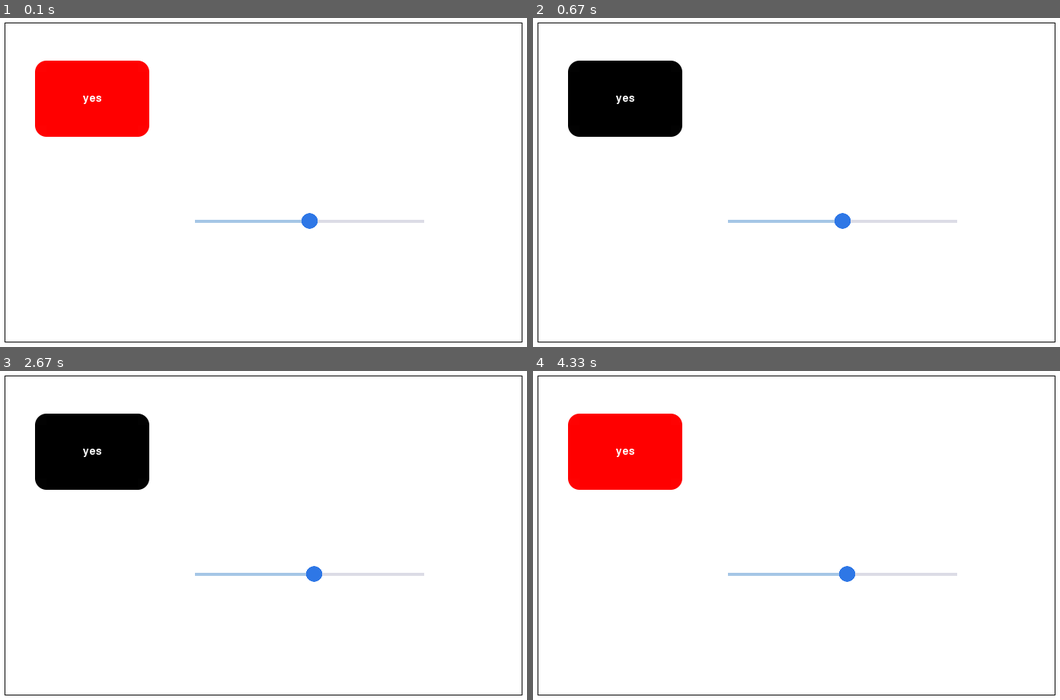
Above: before the commit, frames 1-4 (two rows, left to right).
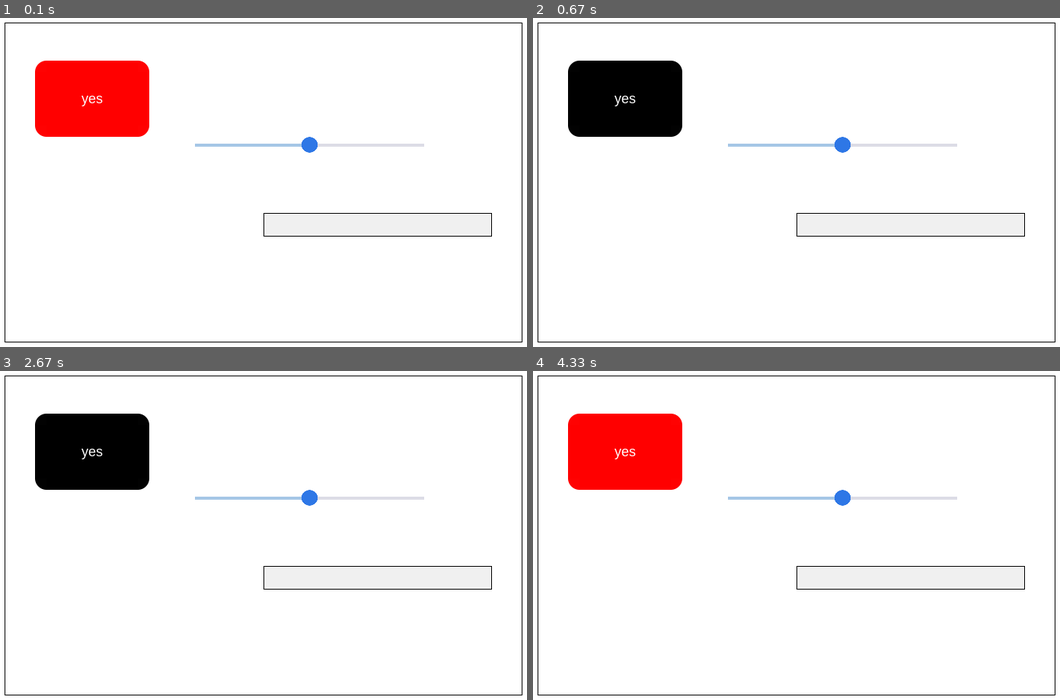
Above: after the commit, the same moments.

Repository: nakamarusun/CompMathIVPSem2
Game: pygame game, started from src/Main.py
Two runs of this game, one before a commit and one after it. Both use one fixed random seed, a clock stepped at 60 frames per second and the inputs below.
Inputs (mouse positions are in pixels of both pictures, inside the frame that each line leads up to):
- Up to frame 1 (0.1 s): no input
- Up to frame 2 (0.67 s): click (622, 100) at 0.38 s
- Up to frame 3 (2.67 s): press the mouse at (89, 453) at 0.7 s; move the mouse to (147, 479) at 0.8 s; release the mouse at (200, 509) at 0.93 s; press the mouse at (89, 453) at 2.17 s; move the mouse to (200, 515) at 2.27 s; release the mouse at (316, 578) at 2.4 s; click (89, 453) at 2.52 s
- Up to frame 4 (4.33 s): press the mouse at (622, 453) at 2.83 s; move the mouse to (617, 515) at 2.93 s; release the mouse at (612, 581) at 3.07 s; click (622, 453) at 3.75 s; press the mouse at (622, 453) at 4.07 s; move the mouse to (743, 463) at 4.17 s; release the mouse at (859, 472) at 4.3 s

The runs differ from the first frame. In frame 1, 1.1% of the frame differs, in the area x 15-94%, y 23-67%; in frame 2, 1.1%; in frame 3, 1.1%; in frame 4, 1.1%.

Commit message:
Completed and added basic TextField functionality. Text's position change depending on the cursor's position.

Diff:
--- a/src/Main.py
+++ b/src/Main.py
@@ -30,10 +30,13 @@
     GVar.update()
 
     # Preliminary event getter
-    for event in pygame.event.get():
+    GVar.events = pygame.event.get() # Puts into variable for easy access by other files
+    for event in GVar.events:
+        # Quit event
         if event.type == pygame.QUIT:
             pygame.quit()
             sys.exit()
+        # Resize event
         if event.type == pygame.VIDEORESIZE:
             GVar.isVideoResized = True
             GVar.resolution = [event.w, event.h]
@@ -54,4 +57,5 @@
     deltaFrame = (time() - startTime) # Time to process one frame
     # print(1/deltaFrame if deltaFrame != 0 else "inf") # Uncomment to show fps
     oneFrame = (1 / fpsLock) - deltaFrame if (1 / fpsLock) - deltaFrame > 0 else 0 # Clamps sleep value not to be below 0
-    sleep(oneFrame)
+    if (oneFrame != 0):
+        pygame.time.wait(round(oneFrame * 1000))
--- a/src/Pygame/GlobalVariables.py
+++ b/src/Pygame/GlobalVariables.py
@@ -4,7 +4,8 @@
 pygame.font.init()
 
 resolution = [800, 600]
-defFont = pygame.font.Font(pygame.font.get_default_font(), 14)
+# defFont = pygame.font.Font(pygame.font.get_default_font(), 12)
+defFont = pygame.font.SysFont("Arial Regular", 18, False, False, None)
 
 mainScreenBuffer = None
 isVideoResized = False
@@ -12,6 +13,8 @@
 mousePos = [0, 0]
 mouseState = [0, 0, 0]
 mouseStateSingle = [0, 0, 0]
+
+events = []
 
 def update():
 
--- a/src/Pygame/MathRoom.py
+++ b/src/Pygame/MathRoom.py
@@ -4,6 +4,7 @@
 import pygame.draw
 from Pygame.Button import Button
 from Pygame.Slider import Slider
+from Pygame.TextField import TextField
 
 
 class CanvasSurface():
@@ -38,7 +39,8 @@
         self.interactableList = [] # Initiates interactableList
         # Adds all of the button
         self.interactableList.append(Button(lambda : print("Button Clicked"), GVar.mainScreenBuffer, [100, 100], "yes", GVar.defFont, [150, 100], (255, 0, 0), True))
-        self.interactableList.append(Slider(GVar.mainScreenBuffer, [300, 300], 300))
+        self.interactableList.append(Slider(GVar.mainScreenBuffer, [300, 200], 300))
+        self.interactableList.append(TextField(GVar.mainScreenBuffer, 300, [400, 300], GVar.defFont))
 
     def update(self):
         # Draws buttons and detects any button press
--- a/src/Pygame/Slider.py
+++ b/src/Pygame/Slider.py
@@ -56,19 +56,22 @@
 
         if (GVar.mouseState[0] == 1):
             # Checks whether the mouse cursor is at the slider's "ball"
+            # If mouse is clicked and mouse is in the slider's "ball"
             if (((self.coords[0] + self.sliderPos - self.sliderRadius) < GVar.mousePos[0] and (self.coords[0] + self.sliderPos + self.sliderRadius) > GVar.mousePos[0]) and
              (self.coords[1] + (self.surfHeight/2) - self.sliderRadius) < GVar.mousePos[1] and (self.coords[1] + (self.surfHeight/2) + self.sliderRadius) > GVar.mousePos[1] ):
-                self._dragged = True
+                self._dragged = True # Sets dragged to true
+
+        # Sets the slider ball to stop following the mouse and stay in position
         elif (self._dragged):
             self._dragged = False
             self.sliderColor = self.sliderColorInit
             self.redrawSurface()
 
+        # Sets the slider ball to follow the mouse
         if (self._dragged):
-            self.sliderPos = clamp(GVar.mousePos[0] - self.coords[0], self.sliderRadius, self.length + self.sliderRadius)
-            self.value = (self.sliderPos - self.sliderRadius) / self.length
-            self.sliderColor = self.sliderDraggedColor
-            self.redrawSurface()
+            self.sliderPos = clamp(GVar.mousePos[0] - self.coords[0], self.sliderRadius, self.length + self.sliderRadius) # Sets ball position
+            self.value = (self.sliderPos - self.sliderRadius) / self.length # Value of the slider
+            self.sliderColor = self.sliderDraggedColor # Change color
+            self.redrawSurface() # Redraw surface to update the image
 
-
-        self.surfaceToDraw.blit(self.surface, self.coords)
+        self.surfaceToDraw.blit(self.surface, self.coords) # Draws into main screen buffer
--- /dev/null
+++ b/src/Pygame/TextField.py
@@ -0,0 +1,103 @@
+import pygame
+import Pygame.GlobalVariables as GVar
+import math
+from MathUtil import clamp
+from time import time
+
+class TextField:
+
+    coords = [0, 0]
+    length = 0
+    font = None
+    surfaceToDraw = None
+    backgroundColor = (255, 255 ,255)
+    textColor = (0, 0, 0)
+    size = [0, 0] # Size of the text field
+
+    margin = [0, 0] # Margin of the text compared to the rest of the text of the field
+
+    text = "" # Text inside of the field
+    cursorPos = 0 # The position of the typing cursor
+
+    _active = False # Whether you can type on the textfield or not.
+
+    cursorBlinkSpeed = 1000 # Cursor blink speed in miliseconds
+
+    textPosition = 0 # First character position in the text field, to make the text wrapping work.
+
+    xCursorPos = 0 # Position of the cursor in the x axis
+
+    def __init__(self, surface, length, coords, font, backgroundColor=(240, 240, 240), textColor=(0, 0, 0), margin=[5,5]):
+
+        self.length = length
+        self.coords = coords
+        self.font = font
+        self.backgroundColor = backgroundColor
+        self.surfaceToDraw = surface
+        self.textColor = textColor
+        self.margin = margin
+
+        self.cursorPos = 0
+
+        self.size = [length, self.font.get_height() + margin[1]*2]
+
+        self.surface = pygame.Surface(self.size) # Draws surface
+
+        self.redrawSurface()
+
+    def redrawSurface(self):
+
+        self.surface.fill(self.backgroundColor) # Clears the surface to be the background color
+        pygame.draw.rect(self.surface, (0, 0, 0), self.surface.get_rect(), 1) # Puts a black border in the textField
+        self.surface.blit(self.font.render(self.text, True, self.textColor), [self.margin[0] + self.textPosition, self.margin[1]]) # puts the text
+
+    def update(self):
+
+        if (GVar.mouseStateSingle[0] == 1):
+            mousePos = GVar.mousePos
+            if ((mousePos[0] > self.coords[0] and mousePos[0] < (self.coords[0] + self.size[0])) and (mousePos[1] > self.coords[1] and mousePos[1] < (self.coords[1] + self.size[1]))):
+                # If mouse is clicked, and mouse is in the bounds of the textfield
+                self._active = True
+                # Where the mouse clicks, translate into cursor position
+            else:
+                self._active = False
+
+        if (self._active):
+
+            blink = bool((time() // (self.cursorBlinkSpeed / 1000)) % 2)
+
+            # If the textfield is active, then listen for keyboard strokes
+            for event in GVar.events:
+                if (event.type == pygame.KEYDOWN):
+                    if (event.unicode == '\x08'): # If the unicode is backspace then
+                        if (len(self.text) != 0): # Checks if there is something in the text
+                            self.text = self.text[0:self.cursorPos-1] + self.text[self.cursorPos:] # Deletes the text based on where the cursor position is.
+                            self.cursorPos -= 1
+                    elif (event.key == pygame.K_LEFT): # Moves cursor to the left
+                        self.cursorPos = clamp(self.cursorPos - 1, 0, len(self.text))
+                        # self.textPosition = clamp(0, -math.inf, 0)
+                    elif (event.key == pygame.K_RIGHT): # Moves cursor to the right
+                        self.cursorPos = clamp(self.cursorPos + 1, 0, len(self.text))
+                    elif (event.unicode != ''): # If unicode is not empty then
+                        self.text += event.unicode
+                        self.cursorPos += 1
+                    blink = True # Sets blink to true if any key is pressed
+
+
+            # Moves the text location in the x axis, based on the cursor relative position in the text field.
+            if (self.xCursorPos > self.length * 0.75):
+                self.textPosition -= self.font.size("B")[0]
+            elif (self.xCursorPos < self.length * 0.25):
+                self.textPosition += self.font.size("B")[0]
+                self.textPosition = clamp(self.textPosition, -math.inf, 0)
+
+            self.xCursorPos = self.font.size(self.text[:self.cursorPos])[0] + self.textPosition # Cursor coordinates based on cursorPos and the absolute text position
+
+            self.redrawSurface() # Redraw the surface with text.
+
+            # Draws the cursor based on where the position is.
+            if (blink):
+                pygame.draw.line(self.surface, self.textColor, [self.xCursorPos + self.margin[0], self.margin[1]], [self.xCursorPos + self.margin[0], self.margin[1] + self.font.get_height()], 2)
+
+
+        self.surfaceToDraw.blit(self.surface, self.coords) # Draw to screen
